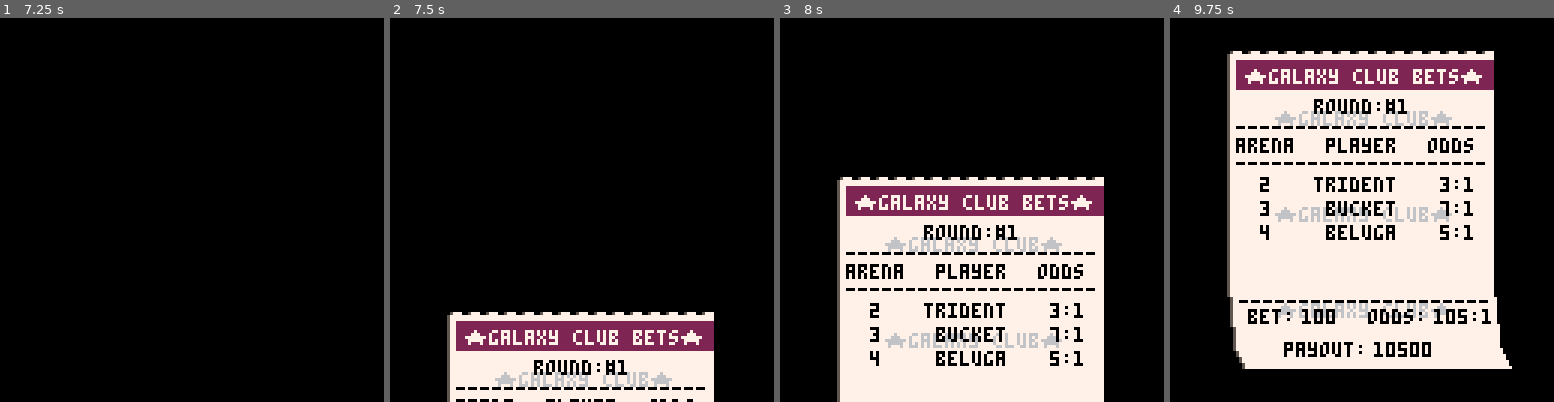
Above: before the commit, frames 1-4 (left to right).
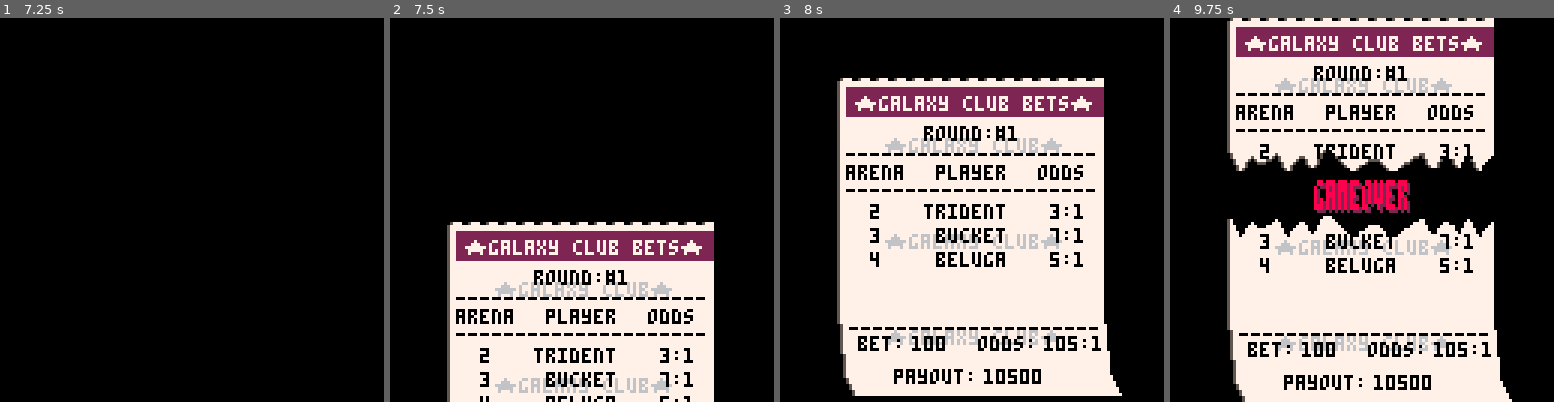
Above: after the commit, the same moments.

Repository: suspicious-smoke/club-bets-pico8
Game: PICO-8 cartridge club-bets.p8
Two runs of this game, one before a commit and one after it. Both use one fixed random seed, a clock stepped at 60 frames per second and the inputs below.
Inputs:
- Up to frame 1 (7.25 s): tap X (X key) at 0.33, 1.07, 1.85, 2.97, 4.08, 5.2, 6.32 s; tap O (Z key) at 0.7, 1.7, 2.1, 2.5, 2.9, 3.3, 3.7, 4.1, 4.5, 4.9, 5.3, 5.7, 6.1, 6.5, 6.9 s; hold Right 1.6-2.1 s; hold Up 2.15-2.42 s; hold Right 2.47-3.03 s; hold Left 3.08-3.58 s; hold Down 3.63-3.97 s; hold Right 4.02-4.68 s; hold Up 4.73-5.03 s; hold Left 5.08-5.68 s; hold Down 5.73-6.03 s; hold Right 6.08-6.58 s; hold Right 6.63-7.13 s; hold Up from 7.18 s (still down)
- Up to frame 2 (7.5 s): tap O (Z key) at 7.3 s; tap X (X key) at 7.43 s; release Up at 7.45 s
- Up to frame 3 (8 s): hold Right from 7.5 s (still down); tap O (Z key) at 7.7 s
- Up to frame 4 (9.75 s): release Right at 8.07 s; tap O (Z key) every 0.4 s from 8.1 to 9.7 s; hold Left 8.12-8.62 s; tap X (X key) at 8.55, 9.67 s; hold Down 8.67-9 s; hold Right 9.05-9.72 s

Frame 1 is identical in both runs. In frame 2, 23% of the frame differs, in the area x 14-85%, y 53-100%; in frame 3, 30%; in frame 4, 38%, in the area x 14-90%, y 0-100%.

Commit message:
work on game over screen

Diff:
--- a/club-bets.p8
+++ b/club-bets.p8
@@ -788,7 +788,7 @@
 end
 
 function lerp_ticket()
-	t_tmr=min(t_tmr+0.01,1)
+	t_tmr=min(t_tmr+0.02,1)
 	local _t=easeoutquart(t_tmr)
 	ty_off=lerp(0,128,_t)
 
